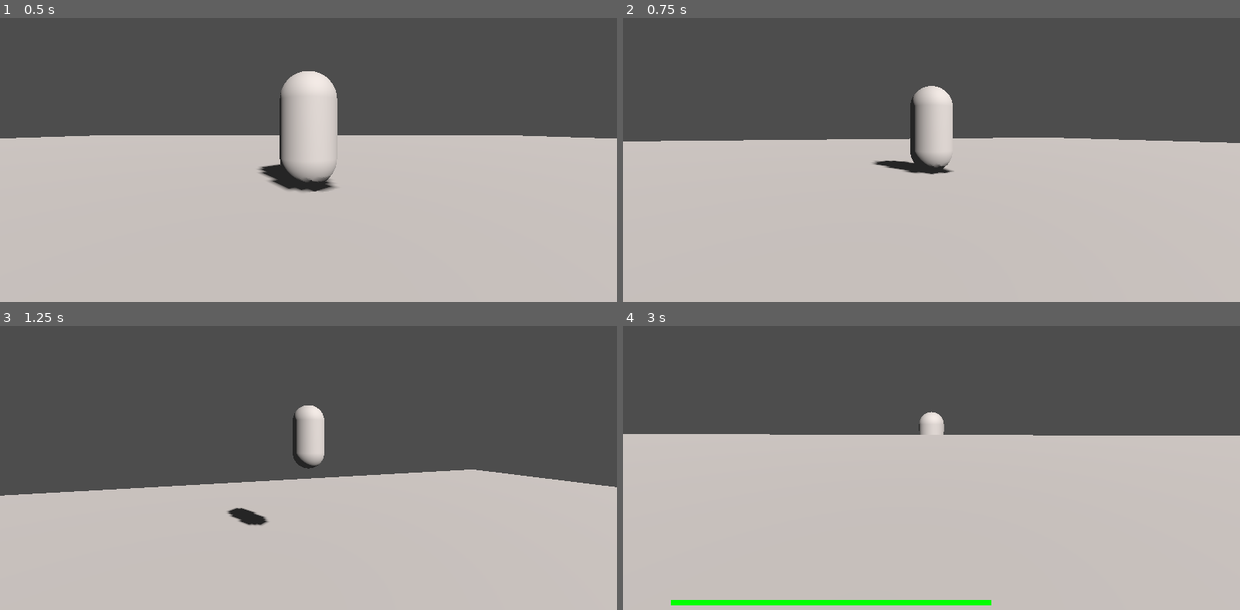
Above: before the commit, frames 1-4 (two rows, left to right).
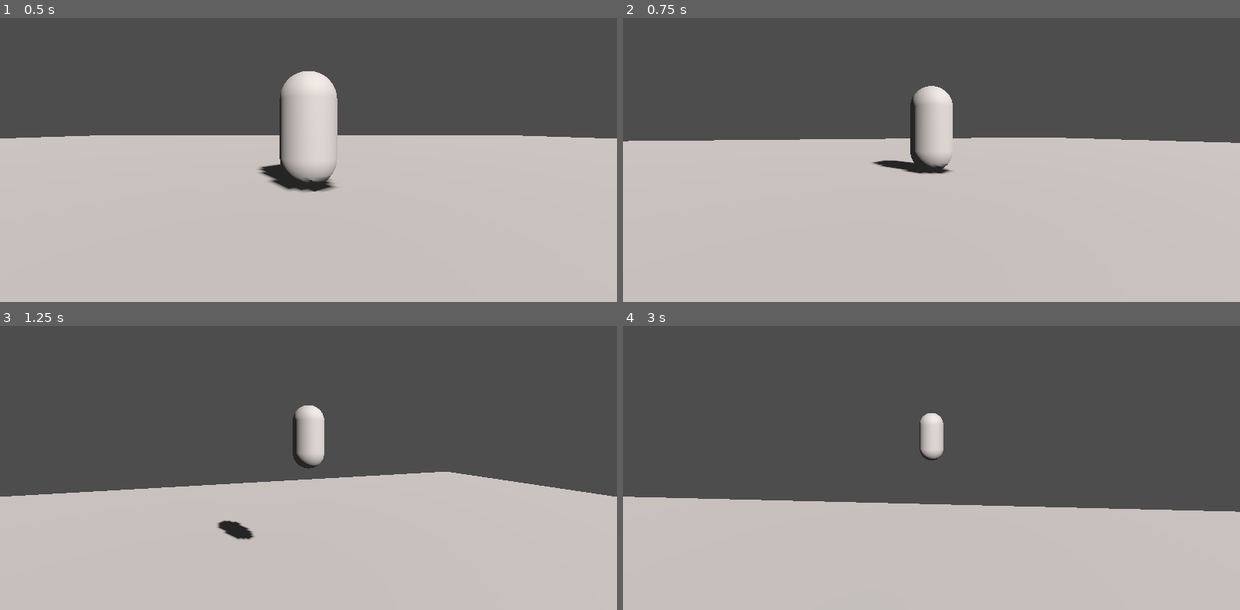
Above: after the commit, the same moments.

Repository: Into-The-Maze/arkanyx-nv
Game: Godot game, scene res://Scenes/world.tscn
Two runs of this game, one before a commit and one after it. Both use one fixed random seed, a clock stepped at 60 frames per second and the inputs below.
Inputs (mouse positions are in pixels of both pictures, inside the frame that each line leads up to):
- Up to frame 1 (0.5 s): no input
- Up to frame 2 (0.75 s): move the mouse to (962, 128) at 0.52 s; hold W (move_forward) from 0.53 s (still down); hold Shift (sprint) from 0.53 s (still down); right-click (962, 128) at 0.6 s
- Up to frame 3 (1.25 s): keep holding W (move_forward); keep holding Shift (sprint); tap Space (jump) at 0.77, 1.07 s
- Up to frame 4 (3 s): keep holding W (move_forward); move the mouse to (900, 436) at 1.27 s; release Shift (sprint) at 1.28 s; tap Shift (sprint) at 1.35 s; tap Space (jump) at 1.52, 1.55, 1.82 s; move the mouse to (943, 431) at 2.02 s; hold Space (jump) 2.03-2.78 s; right-click (943, 431) at 2.3 s; move the mouse to (925, 442) at 2.77 s; right-click (925, 442) at 2.85 s

Frame 1 is identical in both runs. In frame 2, 0.2% of the frame differs, in the area x 0-99%, y 42-56%; in frame 3, 1.5%; in frame 4, 25%, in the area x 0-100%, y 30-99%.

Commit message:
long vs high jumping

Diff:
--- a/Scripts/Player/movement.gd
+++ b/Scripts/Player/movement.gd
@@ -7,13 +7,13 @@
 
 # JUMPING PARAMTERS
 @export var gravity: float = 20
-@export var max_jump_height: float = 5.0
+@export var max_jump_height: float = 3.0
 @export var jump_charge_max_time: float = 0.8
 @export var jump_deadzone: float = 0.15
 @export var air_strafe_reduction_multiplier: float = 3.0
 
 # DODGING PARAMTERS
-@export var dodge_speed_multiplier: float = 6.0
+@export var dodge_speed_multiplier: float = 5.0
 @export var dodge_cooldown: float = 2.0
 @export var dodge_penalty_slowdown_multiplier: float = 0.3
 @export var dodge_penalty_slowdown_duration: float = 1.0
@@ -46,7 +46,9 @@
 
 	# MOVING
 	var adjusted_max_speed = max_speed
+	is_sprinting = false
 	if Input.is_action_pressed("sprint"):
+		is_sprinting = true
 		adjusted_max_speed = max_speed * sprint_speed_multiplier
 	if dodge_penalty_timer > 0:
 		adjusted_max_speed = max_speed * dodge_penalty_slowdown_multiplier
@@ -64,7 +66,6 @@
 
 	var direction: Vector3 = input_vector.rotated(Vector3.UP, camera.global_rotation.y)
 	var current_velocity: Vector3 = velocity
-
 	var horizontal_velocity = Vector3(current_velocity.x, 0, current_velocity.z)
 	var target_horizontal_velocity = direction * adjusted_max_speed
 	var adjusted_acceleration = acceleration
@@ -96,6 +97,18 @@
 			current_velocity.y = jump_speed
 			is_jumping = true
 			jump_charge_timer = 0.0
+
+			# LONG JUMP
+			if is_sprinting && adjusted_jump_charge_timer == jump_charge_max_time:
+				var long_jump_direction: Vector3 = direction
+				if long_jump_direction == Vector3.ZERO:
+					long_jump_direction = (-camera.global_transform.basis.z).normalized()
+				var long_jump_impulse = long_jump_direction * max_speed * dodge_speed_multiplier
+				current_velocity.x = long_jump_impulse.x
+				current_velocity.z = long_jump_impulse.z
+			# HIGH JUMP
+			else:
+				current_velocity.y *= 1.5
 		else:
 			jump_charge_timer = 0.0
 
@@ -108,6 +121,7 @@
 			else:
 				direction = (-camera.global_transform.basis.z).normalized()
 		horizontal_velocity = direction * max_speed * dodge_speed_multiplier
+		# AIR DODGING
 		if not is_on_floor():
 			horizontal_velocity *= air_dodge_reduction_multiplier
 		current_velocity.x = horizontal_velocity.x
